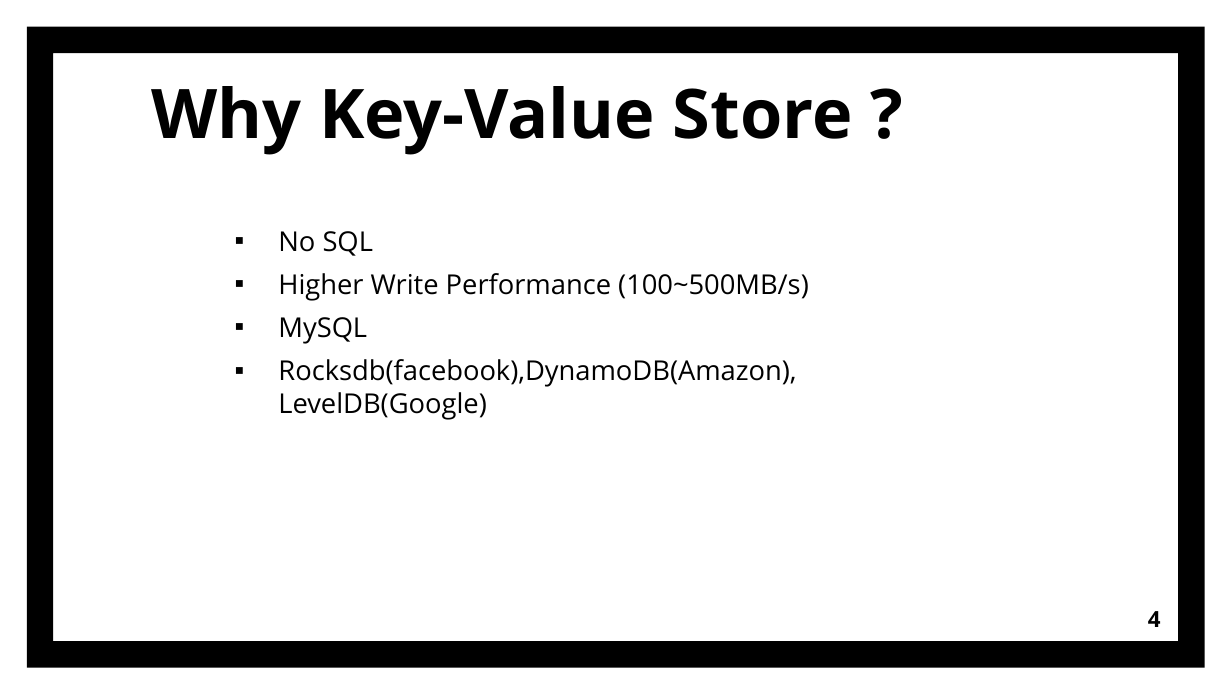
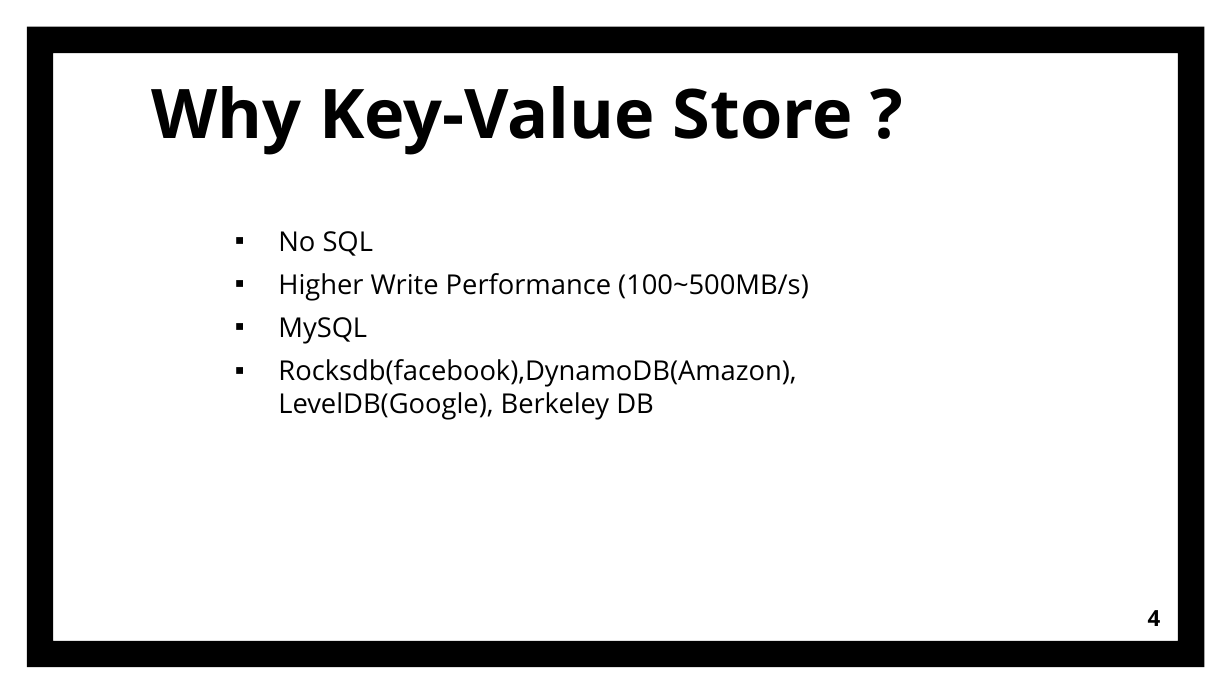
Before and after one commit to sg20180546/Presentation, a slide deck: slide 4 of Introduction_of_KV.pptx. Drawn at 1232x693 pixels with LibreOffice and Linux fonts; fonts in the diff are those of the drawing. Boxes give left, top, right and bottom in pixels: in the first picture for what was removed or moved away, otherwise in the second. Text is boxed around its words. In the diff, an @@ line names an element or a change of style, - is before the commit and + after.

```diff
--- a/Introduction_of_KV.pptx
+++ b/Introduction_of_KV.pptx
@@ text at <box>278,359,796,420</box>: text changed @@
-▪ Rocksdb(facebook),DynamoDB(Amazon), LevelDB(Google)
+▪ Rocksdb(facebook),DynamoDB(Amazon), LevelDB(Google), Berkeley DB
```
Also in this commit, not shown: 15 other slides changed, 9 slides added.
